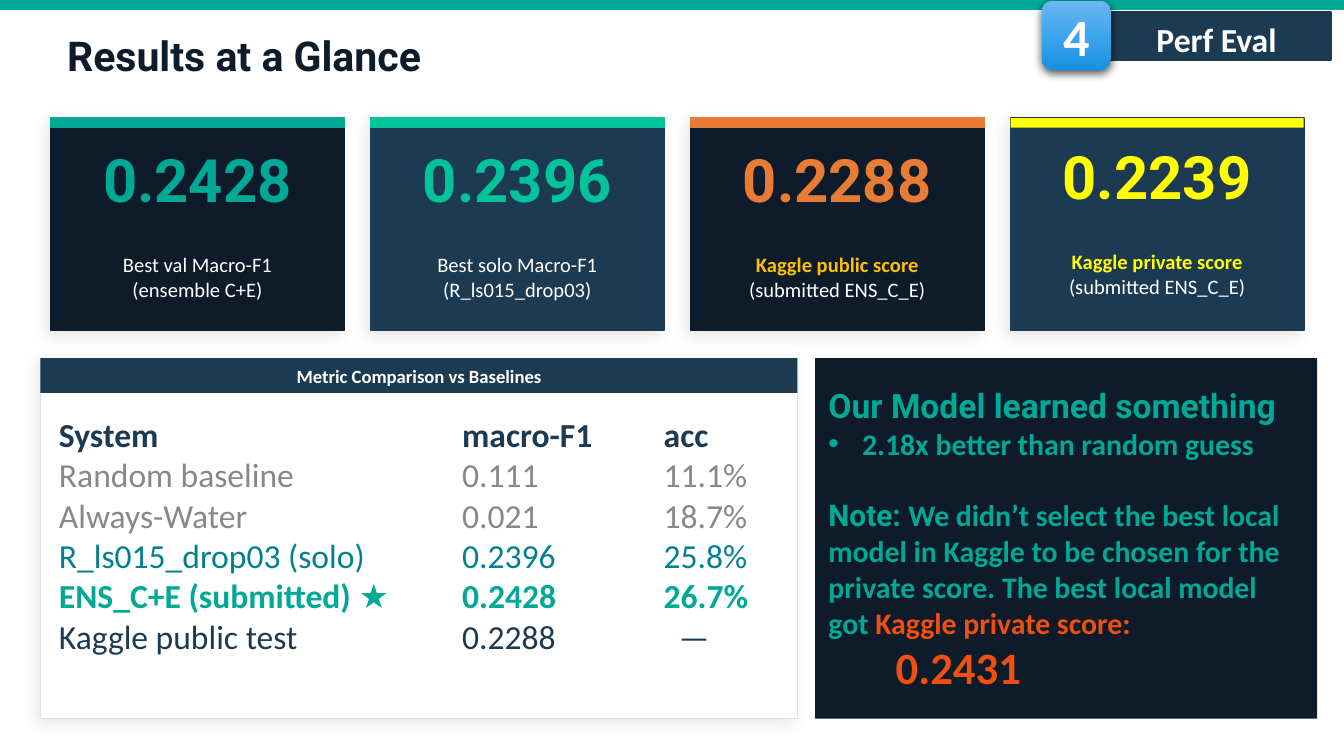
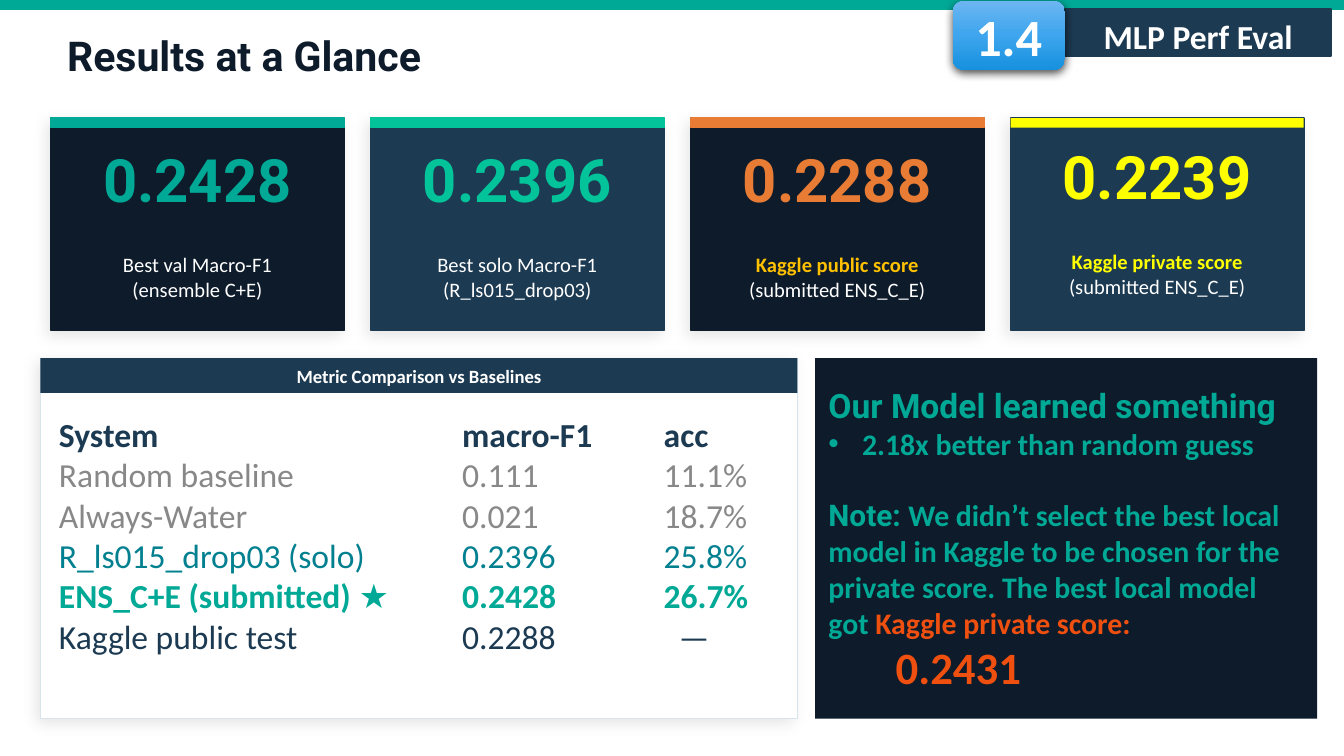
Before and after one commit to fmssilva/DL_Proj, a slide deck: slide 26 of assignment_1/task1/Task1_report.pptx (slide 24 before the commit). Drawn at 1344x756 pixels with LibreOffice and Linux fonts; fonts in the diff are those of the drawing; background and template pictures are left out. Boxes give left, top, right and bottom in pixels: in the first picture for what was removed or moved away, otherwise in the second. Text is boxed around its words. In the diff, an @@ line names an element or a change of style, - is before the commit and + after.

```diff
--- a/assignment_1/task1/Task1_report.pptx
+++ b/assignment_1/task1/Task1_report.pptx
@@ rounded rectangle "1.4": place and size @@
-rounded rectangle "1.4" at box(1042, 0, 1110, 69)
+rounded rectangle "1.4" at box(953, 0, 1066, 69)
@@ text in rounded rectangle at box(975, 22, 1042, 68): text changed @@
-4
+1.4
@@ rectangle "MLP Perf Eval": place and size @@
-rectangle "MLP Perf Eval" at box(1102, 12, 1331, 60)
+rectangle "MLP Perf Eval" at box(1066, 9, 1332, 56)
@@ rectangle removed at box(1102, 16, 1317, 60) @@
@@ text in rectangle at box(1104, 25, 1230, 50): text changed @@
-Perf Eval
+MLP Perf Eval
```
Also in this commit, not shown: 29 other slides changed, 2 slides added, 1 other file.
